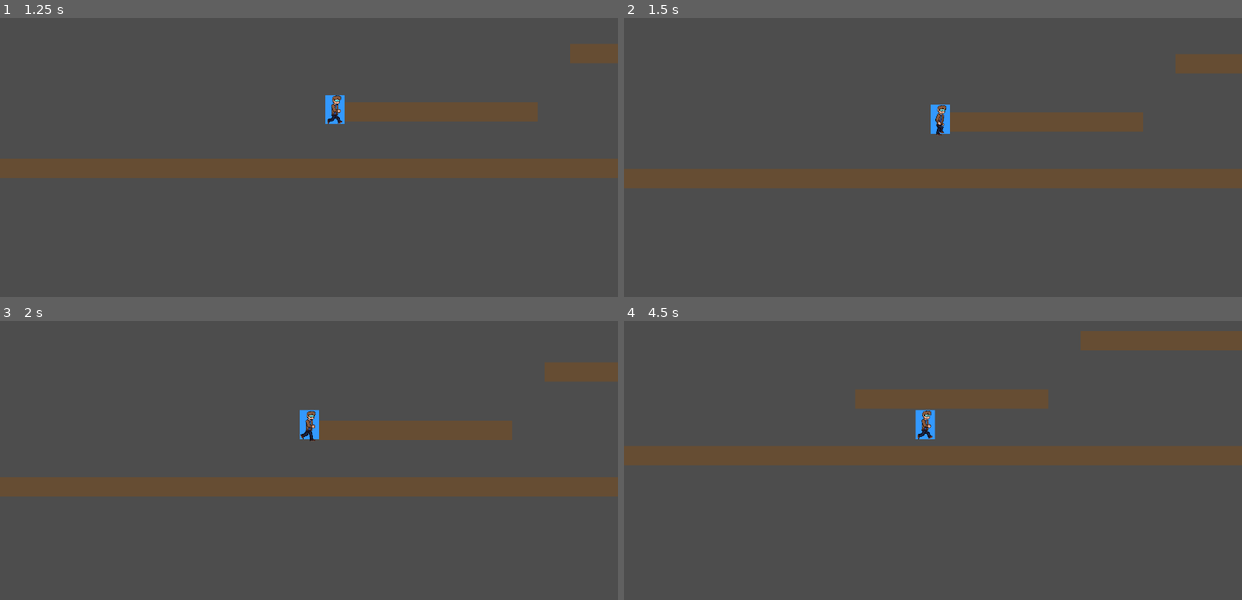
Above: before the commit, frames 1-4 (two rows, left to right).
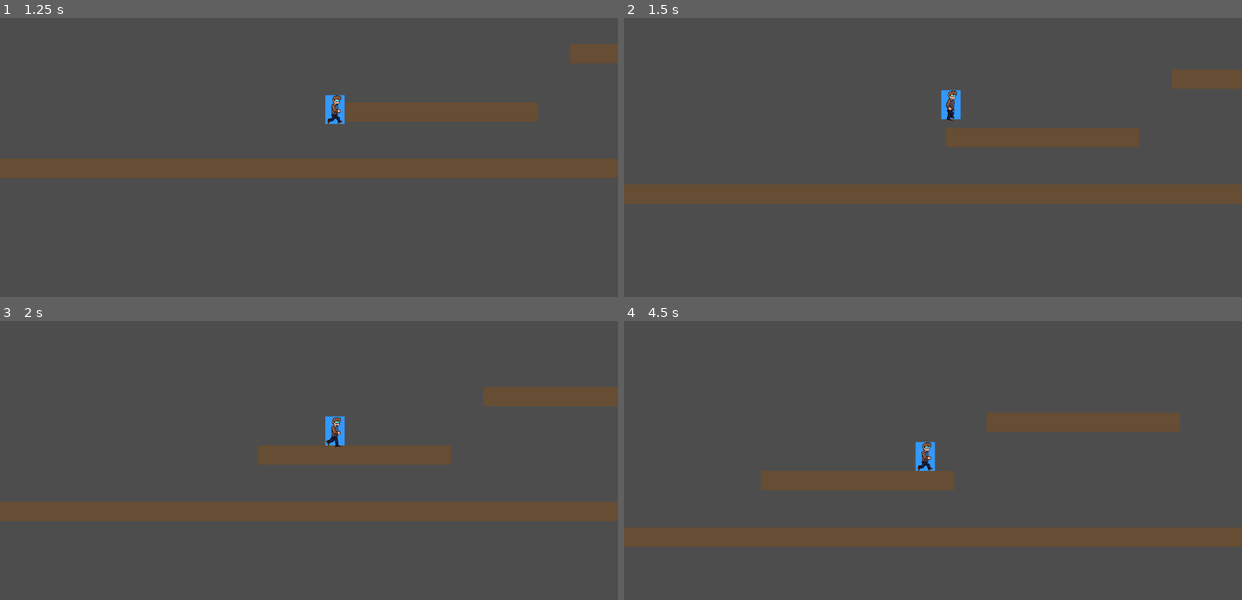
Above: after the commit, the same moments.

Repository: ShadowKnight-13/Platformer-Game
Game: Godot game, scene res://Main.tscn
The game is run twice, just before and just after one commit, with the same random seed, the same clock (stepped at 60 frames per second) and the same inputs.
Inputs:
- Up to frame 1 (1.25 s): hold D (move_right) from 0.53 s (still down); tap Space (jump) at 0.6, 0.77, 1.07 s
- Up to frame 2 (1.5 s): keep holding D (move_right); tap Space (jump) at 1.35 s
- Up to frame 3 (2 s): keep holding D (move_right); tap Space (jump) at 1.52, 1.82 s
- Up to frame 4 (4.5 s): release D (move_right) at 2.03 s; hold A (move_left) 2.03-2.78 s; tap Space (jump) at 2.1, 2.85, 3.02, 3.32, 3.6, 3.77, 4.07, 4.35 s; hold D (move_right) 2.78-4.28 s; hold A (move_left) from 4.28 s (still down)

Frame 1 is identical in both runs. In frame 2, 16% of the frame differs, in the area x 0-100%, y 13-67%; in frame 3, 21%; in frame 4, 22%, in the area x 0-100%, y 3-81%.

Commit message:
got simple wall jump working

Diff:
--- a/Player.gd
+++ b/Player.gd
@@ -19,6 +19,9 @@
 
 var wall_stick_time := 0.0
 const WALL_STICK_DURATION := 0.5
+
+var wall_jump_override := 0.0
+const WALL_JUMP_OVERRIDE_TIME := 0.15
 
 var look_dir_x: int = 1
 
@@ -44,7 +47,7 @@
 	x_input = Input.get_axis("move_left", "move_right")
 	# Add the gravity.
 	#if not is_on_floor() and velocity.y > 0 and is_on_wall() and velocity.x !=0:
-	if is_on_wall() and not is_on_floor():
+	if is_on_wall() and not is_on_floor() and  velocity.y > 0 and velocity.x ==0 :
 		if wall_stick_time < WALL_STICK_DURATION:
 			wall_stick_time += delta
 			velocity.y = 0  # stick to wall
@@ -53,9 +56,12 @@
 			look_dir_x = sign(velocity.x)
 			wall_contact_coyote = WALL_CONTACT_COYOTE_TIME
 	else:
-		wall_stick_time = 0.0
+		wall_jump_override -= delta
+		wall_stick_time = 0.5
 		wall_contact_coyote -= delta
 		velocity.y += GRAVITY_NORMAL
+
+
 		#look_dir_x = sign(velocity.x)
 		#wall_contact_coyote = WALL_CONTACT_COYOTE_TIME
 		#velocity.y = GRAVITY_WALL
@@ -64,11 +70,16 @@
 		#velocity.y += GRAVITY_NORMAL
 
 	if is_on_floor() or wall_contact_coyote> 0.0:
-		if Input.is_action_just_pressed("jump"):
+		if Input.is_action_just_pressed("jump") and wall_contact_coyote > 0.0:
+			velocity.y = JUMP_HEIGHT
+			velocity.x = -look_dir_x * WALL_JUMP_PUSH_FORCE
+			wall_jump_override = WALL_JUMP_OVERRIDE_TIME
+		elif Input.is_action_just_pressed("jump"):
 			velocity.y = JUMP_HEIGHT
 			if wall_contact_coyote >0.0:
 				velocity.x = -look_dir_x * WALL_JUMP_PUSH_FORCE
 				wall_jump_lock = WALL_JUMP_LOCK_TIME
+
 
 	if wall_jump_lock > 0.0:
 		wall_jump_lock -= delta
